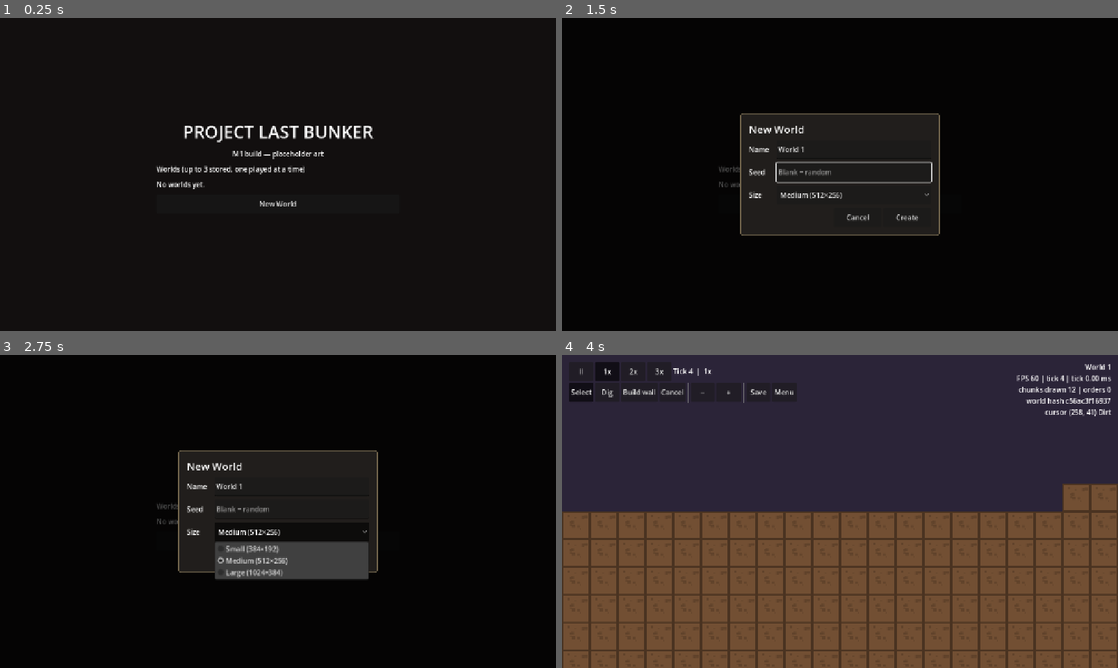
Above: before the commit, frames 1-4 (two rows, left to right).
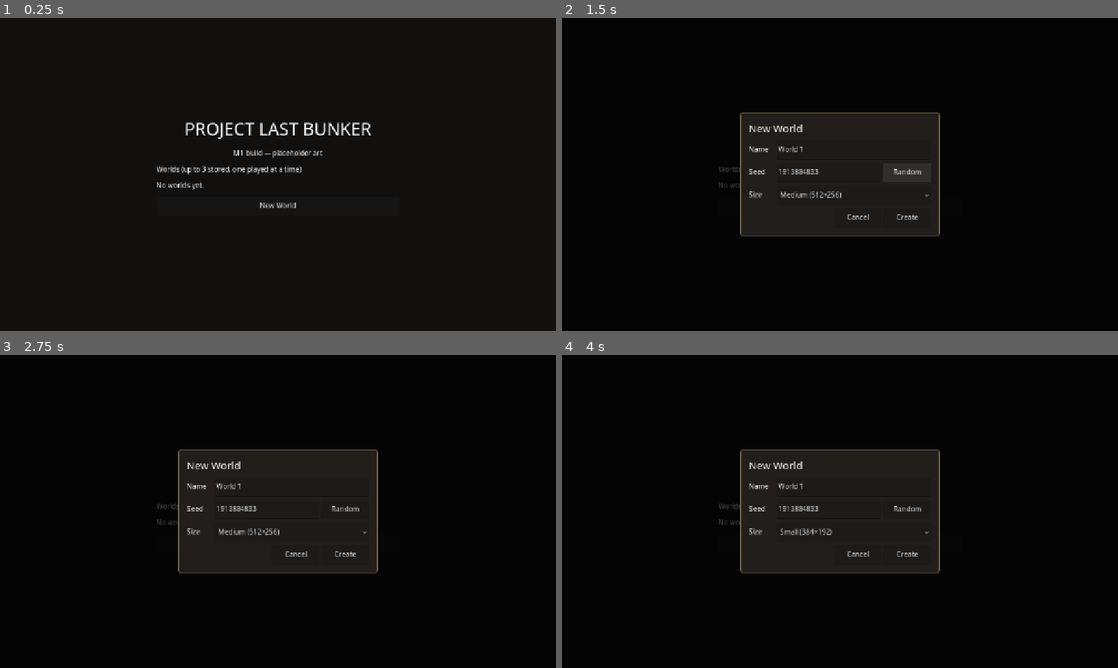
Above: after the commit, the same moments.

Repository: TARO2365/game2D-view
Game: Godot game, scene res://scenes/main.tscn
The game is run twice, just before and just after one commit, with the same random seed, the same clock (stepped at 60 frames per second) and the same inputs.
Inputs (mouse positions are in pixels of both pictures, inside the frame that each line leads up to):
- Up to frame 1 (0.25 s): no input
- Up to frame 2 (1.5 s): click "New World" at 0.5 s; click (906, 171) at 1.25 s, where only the run after the commit has a clickable "Random"
- Up to frame 3 (2.75 s): click "New World" at 2 s
- Up to frame 4 (4 s): click "Medium (512×256)" at 2.75 s; click "Create" at 3.5 s

The runs differ from the first frame. In frame 1, 1.9% of the frame differs, in the area x 28-68%, y 33-61%; in frame 2, 1.6%; in frame 3, 4.0%; in frame 4, 99%, in the area x 0-100%, y 0-100%.

Commit message:
M2 Lead: random seed by default (D-018), bundle Noto Sans Thai font
Co-Authored-By: Claude Opus 5.5 <noreply@anthropic.com>

Diff:
--- a/project.godot
+++ b/project.godot
@@ -25,6 +25,10 @@
 
 enabled=PackedStringArray("res://addons/gut/plugin.cfg")
 
+[gui]
+
+theme/custom_font="res://assets/fonts/NotoSansThai-Variable.ttf"
+
 [rendering]
 
 renderer/rendering_method="gl_compatibility"
--- a/src/presentation/ui/main_menu.gd
+++ b/src/presentation/ui/main_menu.gd
@@ -98,10 +98,15 @@
 		refresh()
 		return
 	name_edit.text = slots.suggest_name()
-	seed_edit.text = ""
+	reroll_seed()
 	size_option.select(1)
 	new_world_overlay.visible = true
 	name_edit.grab_focus()
+
+
+## D-018: seeds are random by default; the player may still type one.
+func reroll_seed() -> void:
+	seed_edit.text = str(WorldGenerator.seed_from_text(""))
 
 
 func close_new_world_dialog() -> void:
@@ -185,7 +190,9 @@
 	seed_edit = LineEdit.new()
 	seed_edit.placeholder_text = "Blank = random"
 	seed_edit.custom_minimum_size.y = 44
-	box.add_child(_labeled("Seed", seed_edit))
+	var seed_row := _labeled("Seed", seed_edit)
+	seed_row.add_child(_button("Random", reroll_seed))
+	box.add_child(seed_row)
 	size_option = OptionButton.new()
 	size_option.custom_minimum_size.y = 44
 	for key in WorldGenerator.PRESETS:
--- a/tests/integration/test_app_shell.gd
+++ b/tests/integration/test_app_shell.gd
@@ -43,6 +43,20 @@
 	_menu().open_new_world_dialog()
 	assert_true(_menu().new_world_overlay.visible)
 	assert_eq(_menu().name_edit.text, "World 1")
+	var seed_text := _menu().seed_edit.text
+	assert_true(seed_text.is_valid_int(), "D-018: seed pre-filled with a random number")
+	_menu().reroll_seed()
+	_menu().reroll_seed()
+	assert_true(_menu().seed_edit.text.is_valid_int())
+
+
+func test_project_font_supports_thai() -> void:
+	var font := ThemeDB.get_project_theme().default_font if ThemeDB.get_project_theme() else null
+	if font == null:
+		font = load(ProjectSettings.get_setting("gui/theme/custom_font")) as Font
+	assert_not_null(font)
+	assert_true(font.has_char("ก".unicode_at(0)), "Thai glyph")
+	assert_true(font.has_char("A".unicode_at(0)), "Latin glyph")
 
 
 func test_create_play_quit_and_continue() -> void:
Binary file added: assets/fonts/NotoSansThai-Variable.ttf
Not shown, added: assets/fonts/NotoSansThai-Variable.ttf.import
Not shown, added: assets/fonts/OFL.txt
Not shown, changed: .gitignore
